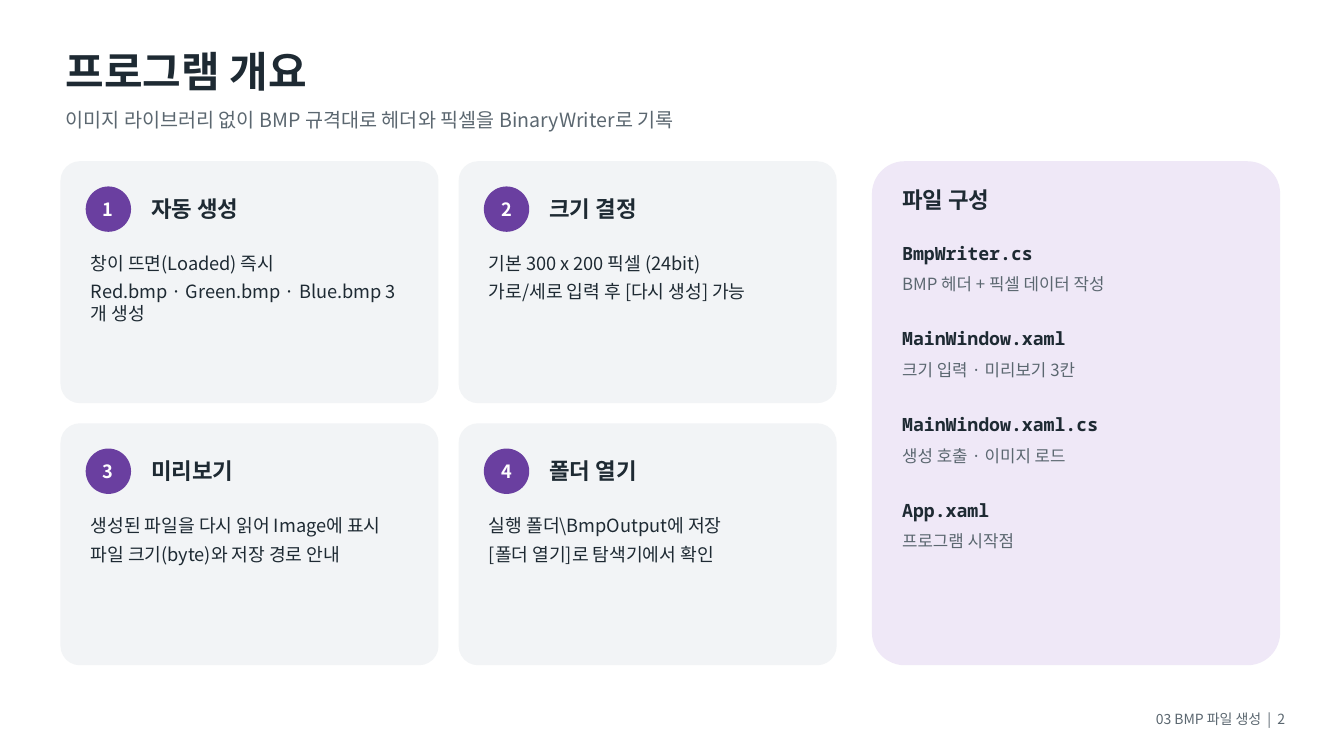
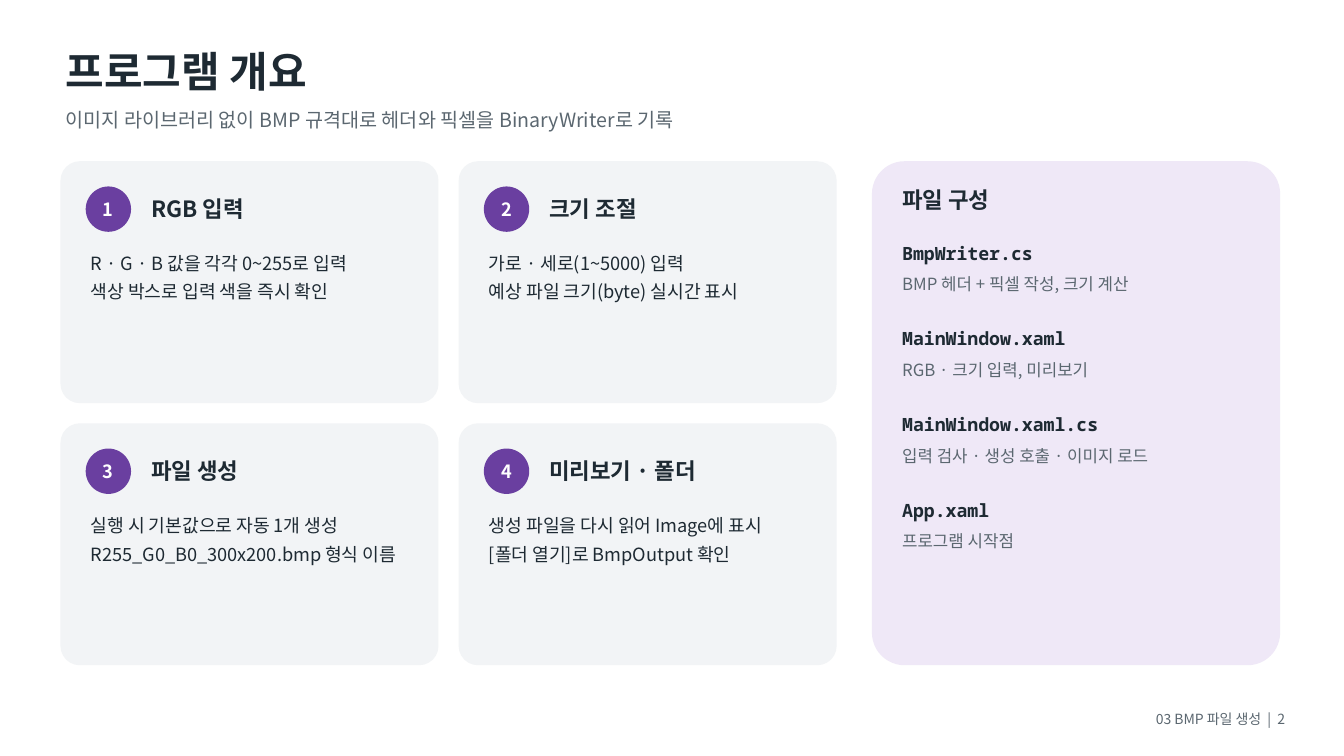
Before and after one commit to ehddnjs198/Seminar, a slide deck: slide 2 of PPT/03_BMP파일생성.pptx. Drawn at 1344x756 pixels with LibreOffice and Linux fonts; fonts in the diff are those of the drawing. Boxes give left, top, right and bottom in pixels: in the first picture for what was removed or moved away, otherwise in the second. Text is boxed around its words. In the diff, an @@ line names an element or a change of style, - is before the commit and + after.

```diff
--- a/PPT/03_BMP파일생성.pptx
+++ b/PPT/03_BMP파일생성.pptx
@@ text at (151, 198, 244, 219): text changed @@
-자동 생성
+RGB 입력
@@ text at (549, 198, 636, 219): text changed @@
-크기 결정
+크기 조절
@@ text at (91, 255, 346, 300): text changed @@
-창이 뜨면(Loaded) 즉시
-Red.bmp · Green.bmp · Blue.bmp 3개 생성
+R · G · B 값을 각각 0~255로 입력
+색상 박스로 입력 색을 즉시 확인
@@ text at (489, 255, 738, 303): text changed @@
-기본 300 x 200 픽셀 (24bit)
-가로/세로 입력 후 [다시 생성] 가능
+가로 · 세로(1~5000) 입력
+예상 파일 크기(byte) 실시간 표시
@@ text at (902, 276, 1129, 293): text changed @@
-BMP 헤더 + 픽셀 데이터 작성
+BMP 헤더 + 픽셀 작성, 크기 계산
@@ text at (902, 362, 1088, 379): text changed @@
-크기 입력 · 미리보기 3칸
+RGB · 크기 입력, 미리보기
@@ text at (902, 448, 1148, 464): text changed @@
-생성 호출 · 이미지 로드
+입력 검사 · 생성 호출 · 이미지 로드
@@ text at (151, 460, 238, 481): text changed @@
-미리보기
+파일 생성
@@ text at (549, 460, 696, 481): text changed @@
-폴더 열기
+미리보기 · 폴더
@@ text at (91, 517, 396, 565): text changed @@
-생성된 파일을 다시 읽어 Image에 표시
-파일 크기(byte)와 저장 경로 안내
+실행 시 기본값으로 자동 1개 생성
+R255_G0_B0_300x200.bmp 형식 이름
@@ text at (489, 517, 761, 565): text changed @@
-실행 폴더\BmpOutput에 저장
-[폴더 열기]로 탐색기에서 확인
+생성 파일을 다시 읽어 Image에 표시
+[폴더 열기]로 BmpOutput 확인
```
Also in this commit, not shown: 8 other slides changed, 2 slides added, 1 slide removed, 4 other files.
